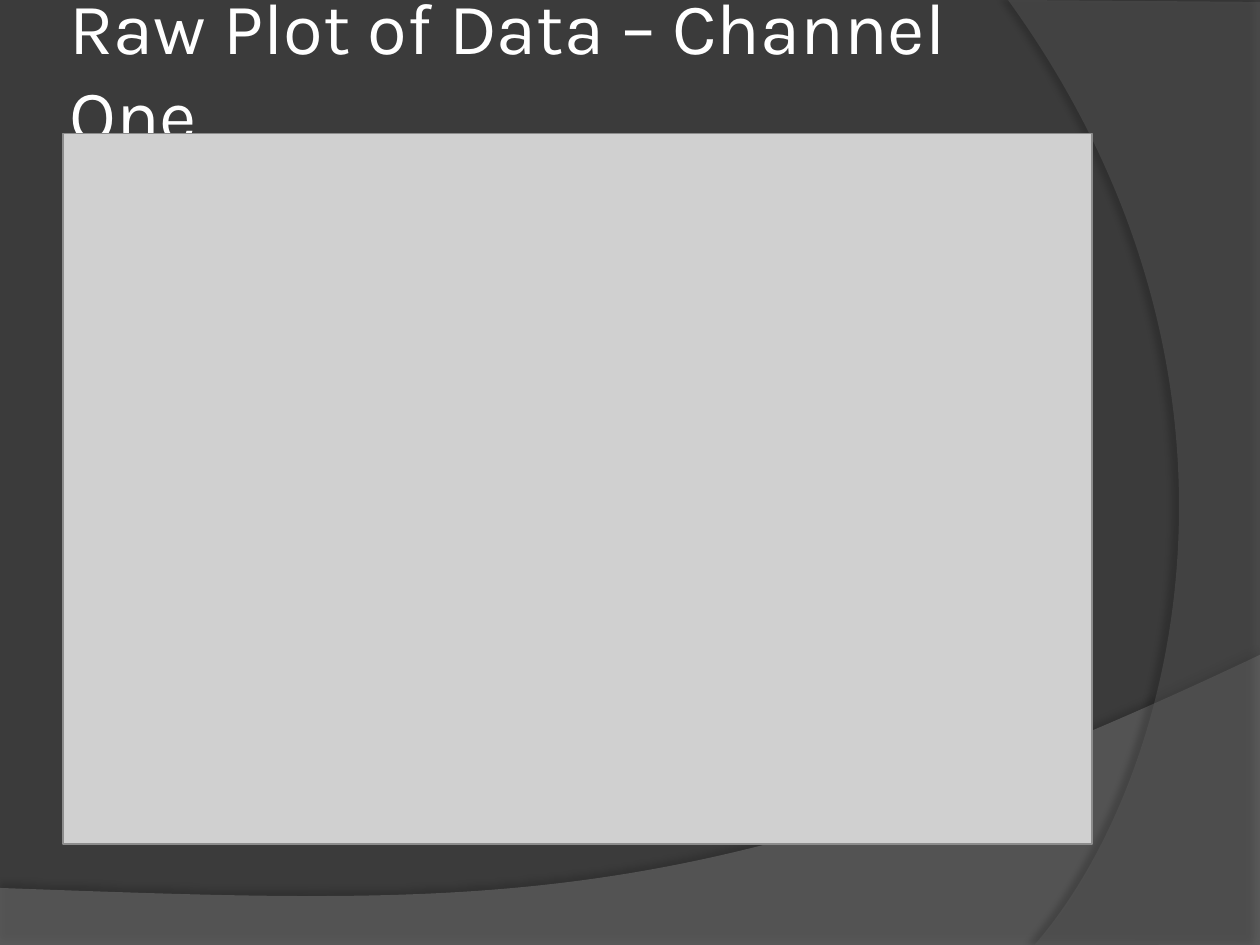
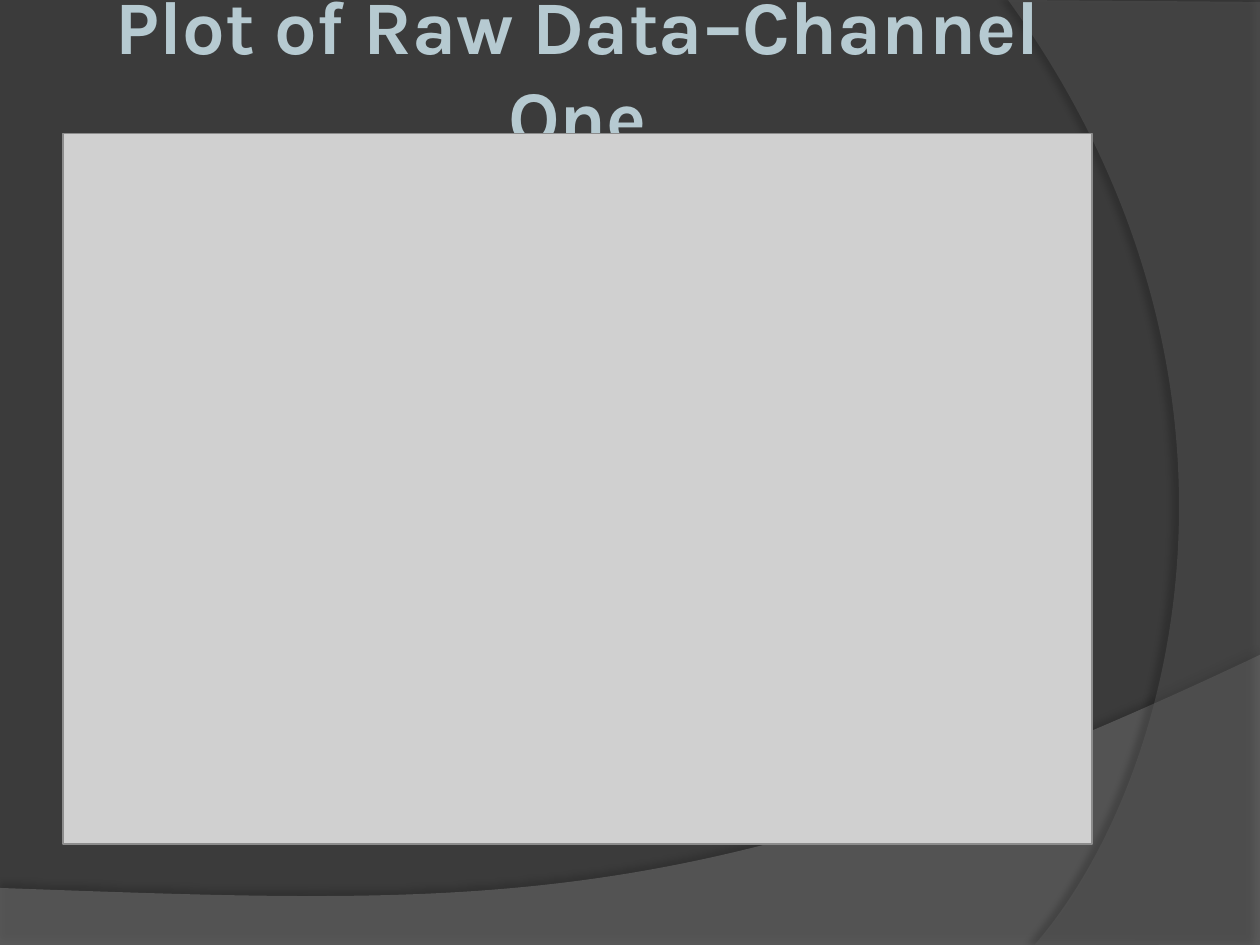
Before and after one commit to edeo/landsat_looker, a slide deck: slide 10 of chad/project/EpilepsyProject.pptx (slide 6 before the commit). Drawn at 1260x945 pixels with LibreOffice and Linux fonts; fonts in the diff are those of the drawing; grey boxes stand for pictures. Boxes give left, top, right and bottom in pixels: in the first picture for what was removed or moved away, otherwise in the second. Text is boxed around its words. In the diff, an @@ line names an element or a change of style, - is before the commit and + after.

```diff
--- a/chad/project/EpilepsyProject.pptx
+++ b/chad/project/EpilepsyProject.pptx
@@ title at bbox=[115, 1, 1039, 163]: text changed; size 41.4 to 43.2 pt; text colour #FFFFFF to gradient #89DEFF to #517682; bold on @@
-Raw Plot of Data – Channel One
+Plot of Raw Data–Channel One
```
Also in this commit, not shown: 9 other slides changed, 7 slides added, 3 slides removed, 1 other file.
